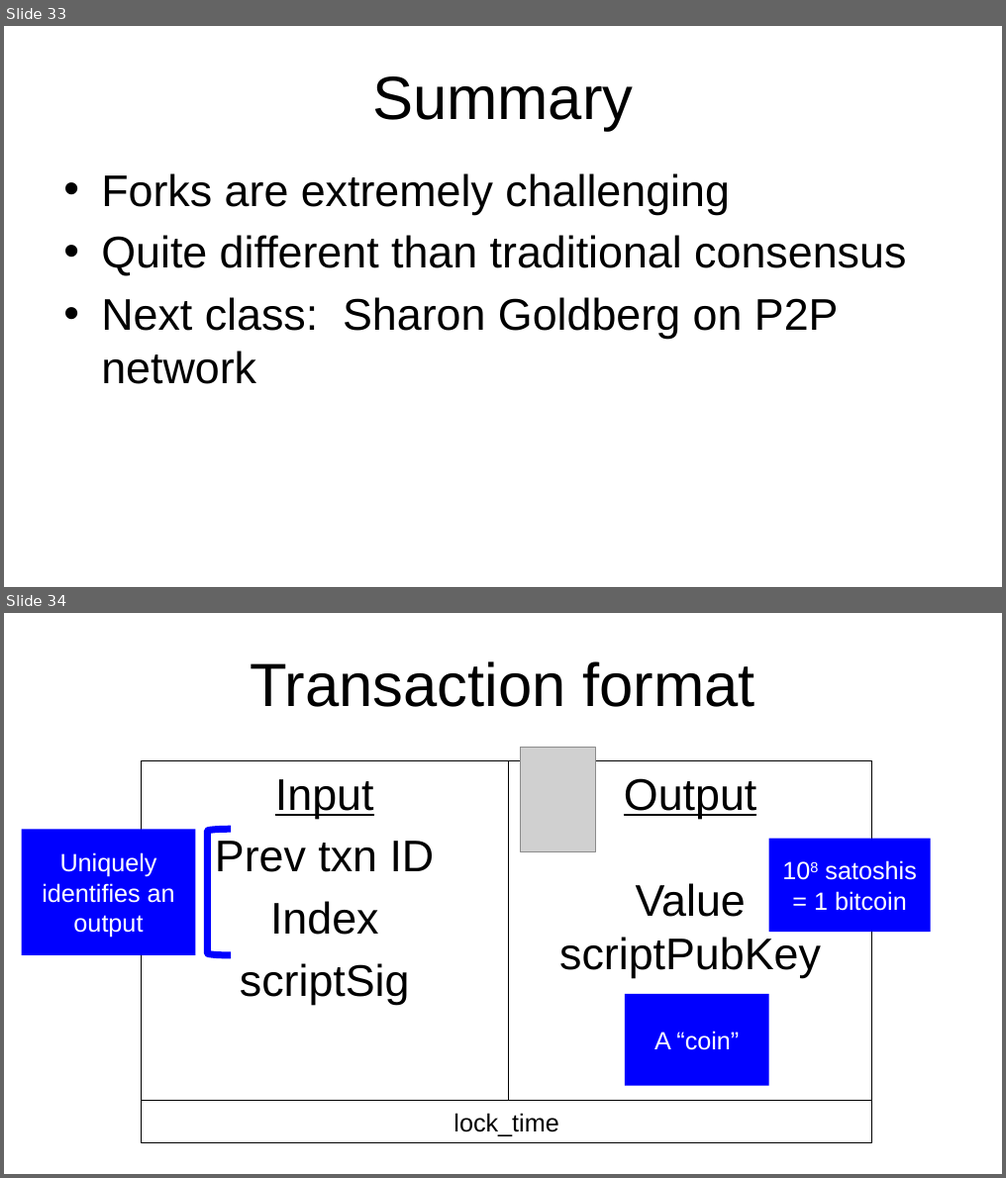
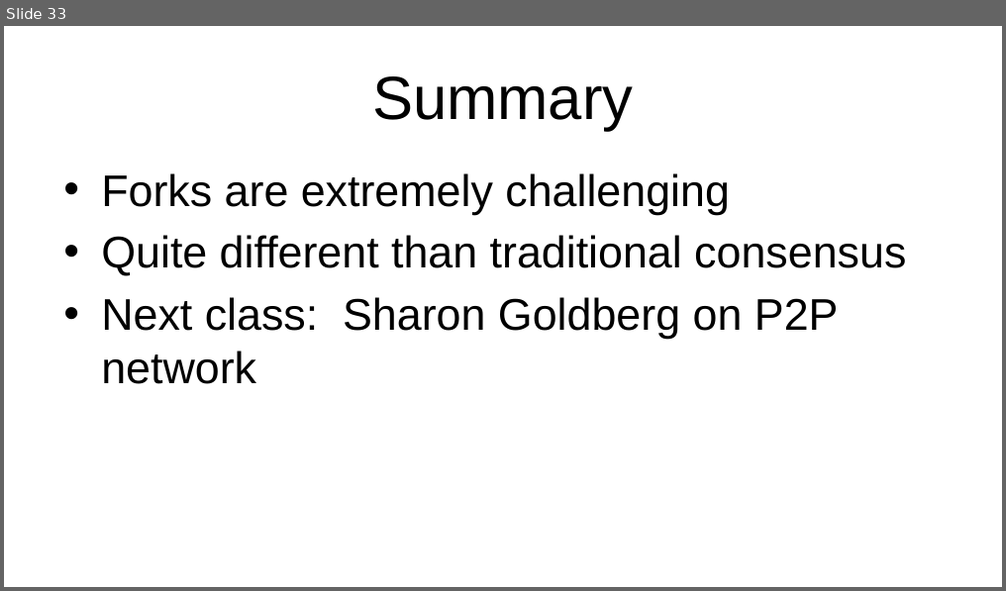
Before and after one commit to mit-dci/mas.s62, a slide deck: slides/lec08.pptx. Shown one above the other, each under a label of ours: slides 33 and 34 before the commit, slide 33 after it. The pictures are 1006x1178 and 1006x591 pixels, drawn with LibreOffice and Linux fonts; fonts in the diff are those of the drawing; grey boxes stand for pictures. Boxes give left, top, right and bottom in pixels: in the first picture for what was removed or moved away, otherwise in the second. Text is boxed around its words. In the diff, an @@ line names an element or a change of style, - is before the commit and + after.

```diff
--- a/slides/lec08.pptx
+++ b/slides/lec08.pptx
@@ slide 34 removed at bbox=[4, 613, 1002, 1174], background #FFFFFF @@
@@ title removed at bbox=[250, 662, 755, 707] @@
-Transaction format
@@ rectangle removed at bbox=[141, 761, 872, 1100] @@
@@ rectangle removed at bbox=[141, 761, 508, 1100] @@
@@ rectangle removed at bbox=[508, 761, 872, 1100] @@
-Output
-Value
-scriptPubKey
@@ rectangle removed at bbox=[508, 761, 872, 1100] @@
@@ picture removed at bbox=[521, 748, 596, 853] @@
@@ text removed at bbox=[215, 779, 435, 1005] @@
-Input
-Prev txn ID
-Index
-scriptSig
@@ rectangle removed at bbox=[21, 830, 196, 957] @@
-Uniquely identifies an output
@@ left bracket removed at bbox=[208, 830, 231, 957] @@
@@ rectangle removed at bbox=[769, 839, 931, 933] @@
-108 satoshis = 1 bitcoin
@@ rectangle removed at bbox=[625, 994, 769, 1086] @@
-A “coin”
@@ rectangle removed at bbox=[141, 1100, 872, 1144] @@
-lock_time
```
